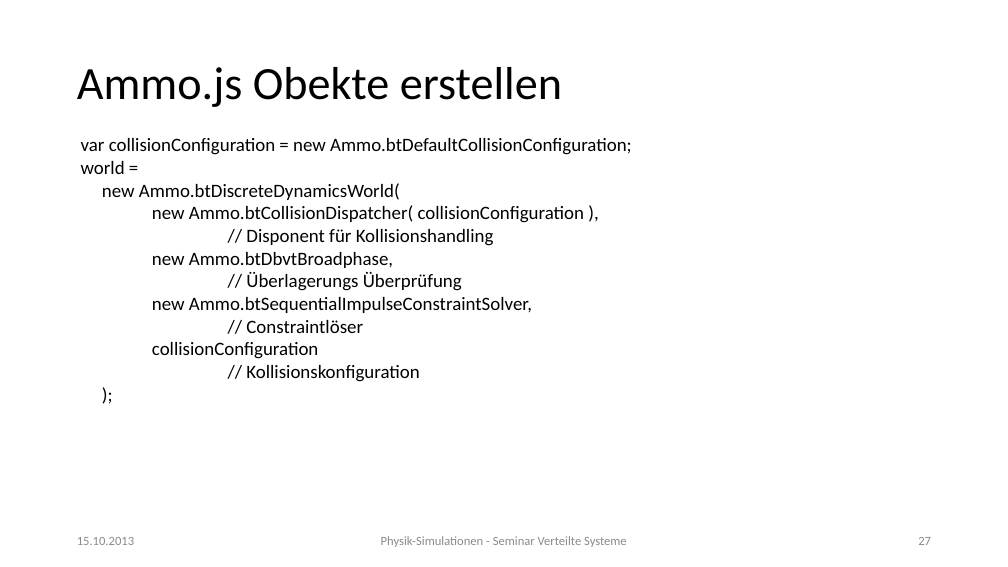
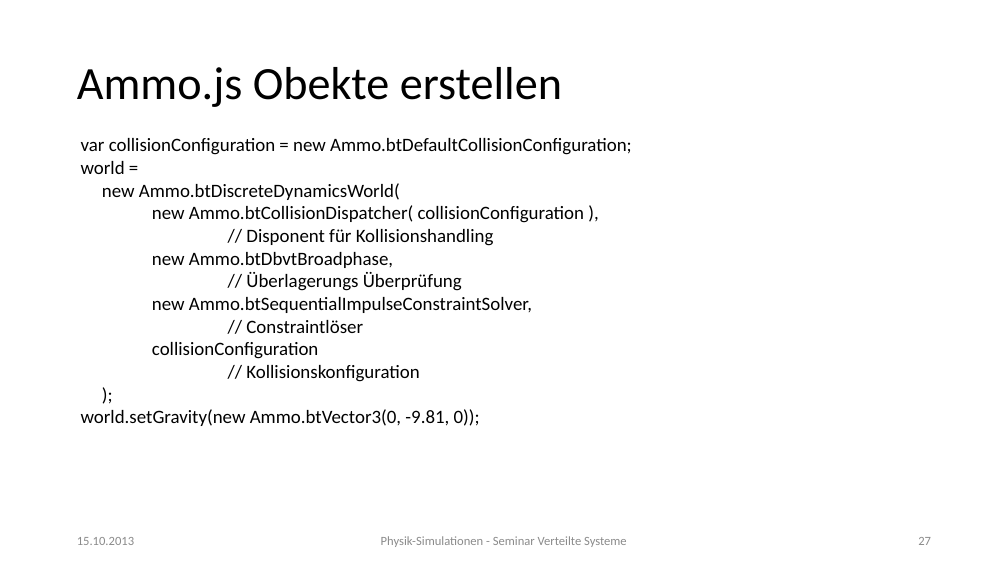
Before and after one commit to cs561/projects, a slide deck: slide 27 of Physik-Simulation/Physik-Simulation_Vortrag.pptx. Drawn at 1008x567 pixels with LibreOffice and Linux fonts; fonts in the diff are those of the drawing. Boxes give left, top, right and bottom in pixels: in the first picture for what was removed or moved away, otherwise in the second. Text is boxed around its words. In the diff, an @@ line names an element or a change of style, - is before the commit and + after.

```diff
--- a/Physik-Simulation/Physik-Simulation_Vortrag.pptx
+++ b/Physik-Simulation/Physik-Simulation_Vortrag.pptx
@@ text at (x1=81, y1=409, x2=480, y2=426): paragraph added @@
+world.setGravity(new Ammo.btVector3(0, -9.81, 0));
```
Also in this commit, not shown: 2 other slides changed, 2 slides added, 7 other files.
